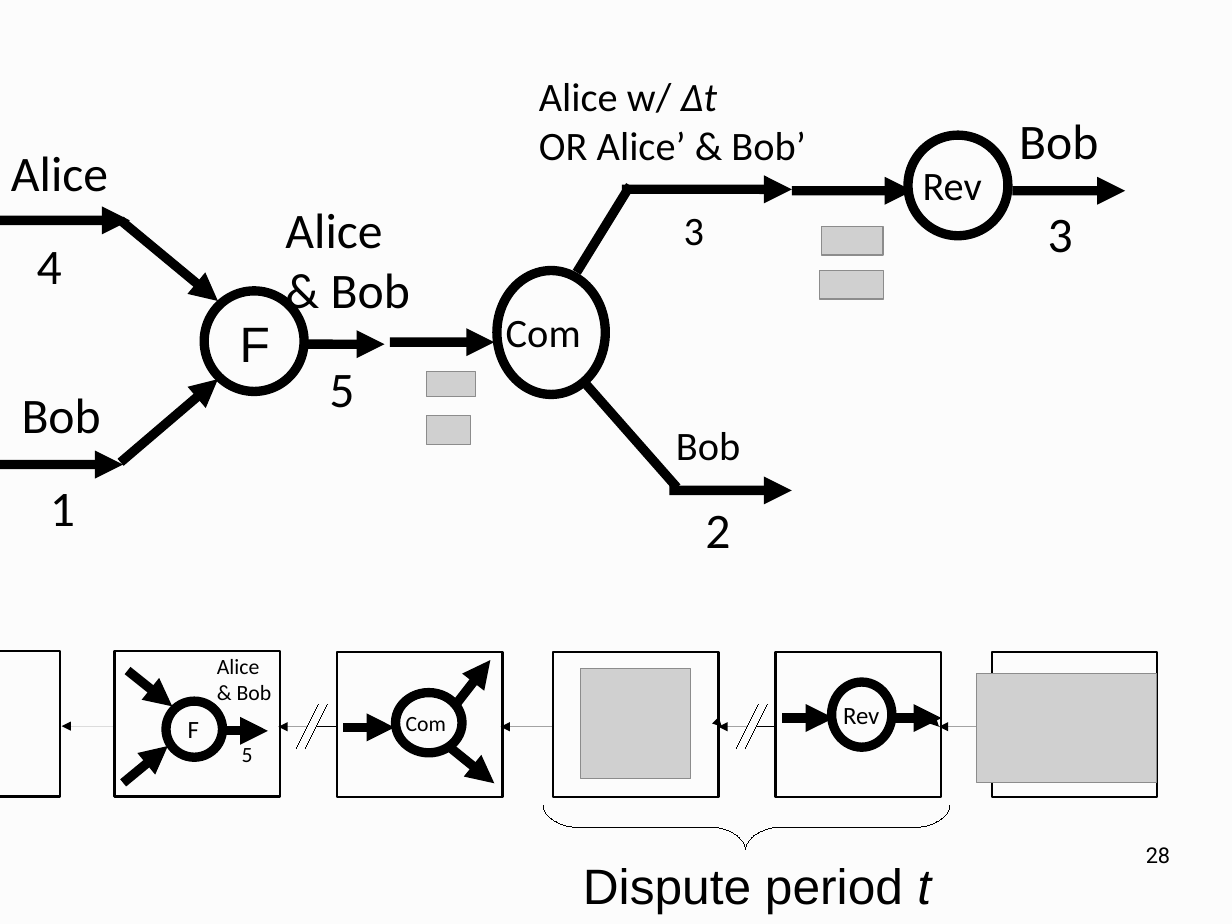
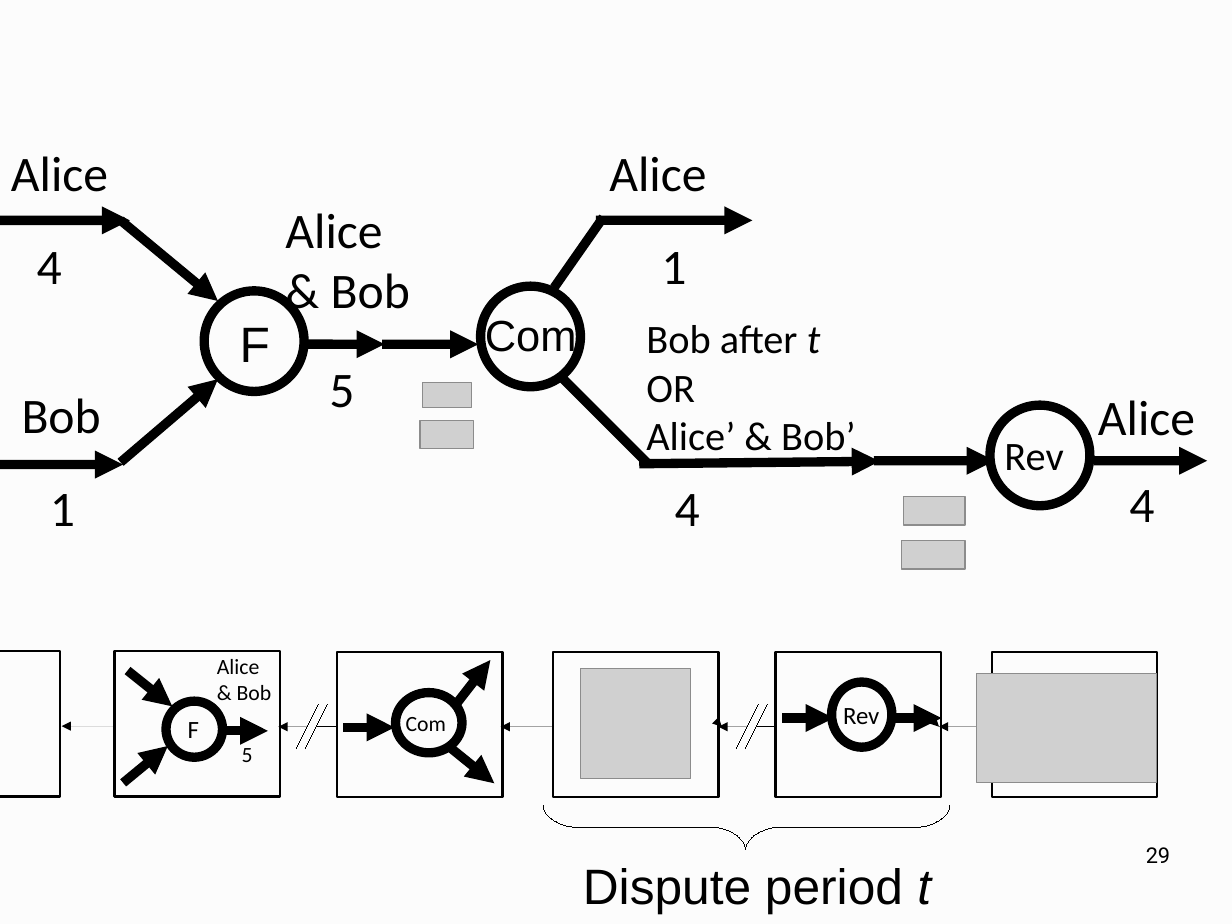
Before and after one commit to OrfeasLitos/PaymentChannels, a slide deck: slide 29 of one-hour-slides/direct-channels-slides.odp (slide 28 before the commit). Drawn at 1232x924 pixels with LibreOffice and Linux fonts; fonts in the diff are those of the drawing; grey boxes stand for pictures. Boxes give left, top, right and bottom in pixels: in the first picture for what was removed or moved away, otherwise in the second. Text is boxed around its words. In the diff, an @@ line names an element or a change of style, - is before the commit and + after.

```diff
--- a/one-hour-slides/direct-channels-slides.odp
+++ b/one-hour-slides/direct-channels-slides.odp
@@ text removed at (x1=539, y1=83, x2=805, y2=161) @@
-Alice w/ Δt
-OR Alice’ & Bob’
@@ text removed at (x1=1019, y1=124, x2=1098, y2=160) @@
-Bob
@@ text added at (x1=609, y1=156, x2=706, y2=192), 32 pt, text #000000 @@
+Alice
@@ line moved from (577, 273) - (631, 186) to (555, 287) - (604, 217) @@
@@ arrow moved from (623, 189) - (793, 189) to (596, 220) - (752, 220) @@
@@ text removed at (x1=684, y1=218, x2=704, y2=246) @@
-3
@@ text removed at (x1=1048, y1=219, x2=1073, y2=253) @@
-3
@@ text added at (x1=661, y1=252, x2=686, y2=284), 32 pt, text #000000 @@
+1
@@ ellipse resized from (x1=497, y1=271, x2=606, y2=395) to (x1=481, y1=286, x2=580, y2=387) @@
@@ text "Com" moved from (x1=506, y1=321, x2=581, y2=358) to (x1=485, y1=317, x2=577, y2=361) @@
@@ text "Com" at (x1=485, y1=317, x2=577, y2=361): size 26 to 28 pt, font Calibri to Arial @@
@@ text added at (x1=646, y1=325, x2=855, y2=460), 26 pt, text #000000 @@
+Bob after t
+OR
+Alice’ & Bob’
@@ arrow moved from (390, 342) - (494, 342) to (382, 344) - (478, 344) @@
@@ picture moved from (x1=427, y1=372, x2=476, y2=397) to (x1=423, y1=383, x2=472, y2=408) @@
@@ line moved from (581, 379) - (677, 487) to (559, 375) - (647, 463) @@
@@ text added at (x1=1098, y1=400, x2=1195, y2=436), 32 pt, text #000000 @@
+Alice
@@ picture resized from (x1=427, y1=416, x2=471, y2=445) to (x1=420, y1=420, x2=474, y2=448) @@
@@ text removed at (x1=676, y1=432, x2=740, y2=461) @@
-Bob
@@ text "Rev" moved from (x1=923, y1=174, x2=982, y2=201) to (x1=1004, y1=444, x2=1063, y2=471) @@
@@ arrow moved from (670, 491) - (793, 491) to (639, 464) - (880, 462) @@
@@ 2 arrows, 1 picture, 1 ellipse moved together from (x1=793, y1=135, x2=1126, y2=255) to (x1=874, y1=406, x2=1207, y2=524) @@
@@ text added at (x1=675, y1=494, x2=700, y2=526), 32 pt, text #000000 @@
+4
@@ text added at (x1=1129, y1=490, x2=1154, y2=522), 32 pt, text #000000 @@
+4
@@ text removed at (x1=705, y1=515, x2=730, y2=548) @@
-2
@@ picture moved from (x1=819, y1=271, x2=883, y2=298) to (x1=902, y1=541, x2=966, y2=569) @@
@@ page number at (x1=1146, y1=847, x2=1170, y2=863): text changed @@
-28
+29
```
Also in this commit, not shown: 8 other slides changed, 1 slide added, 3 other files.
